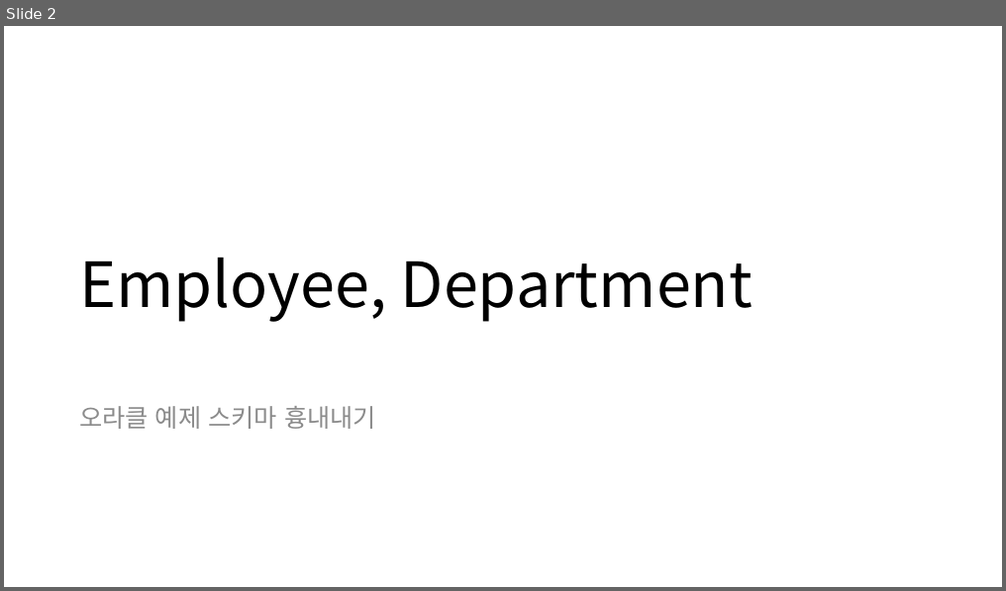
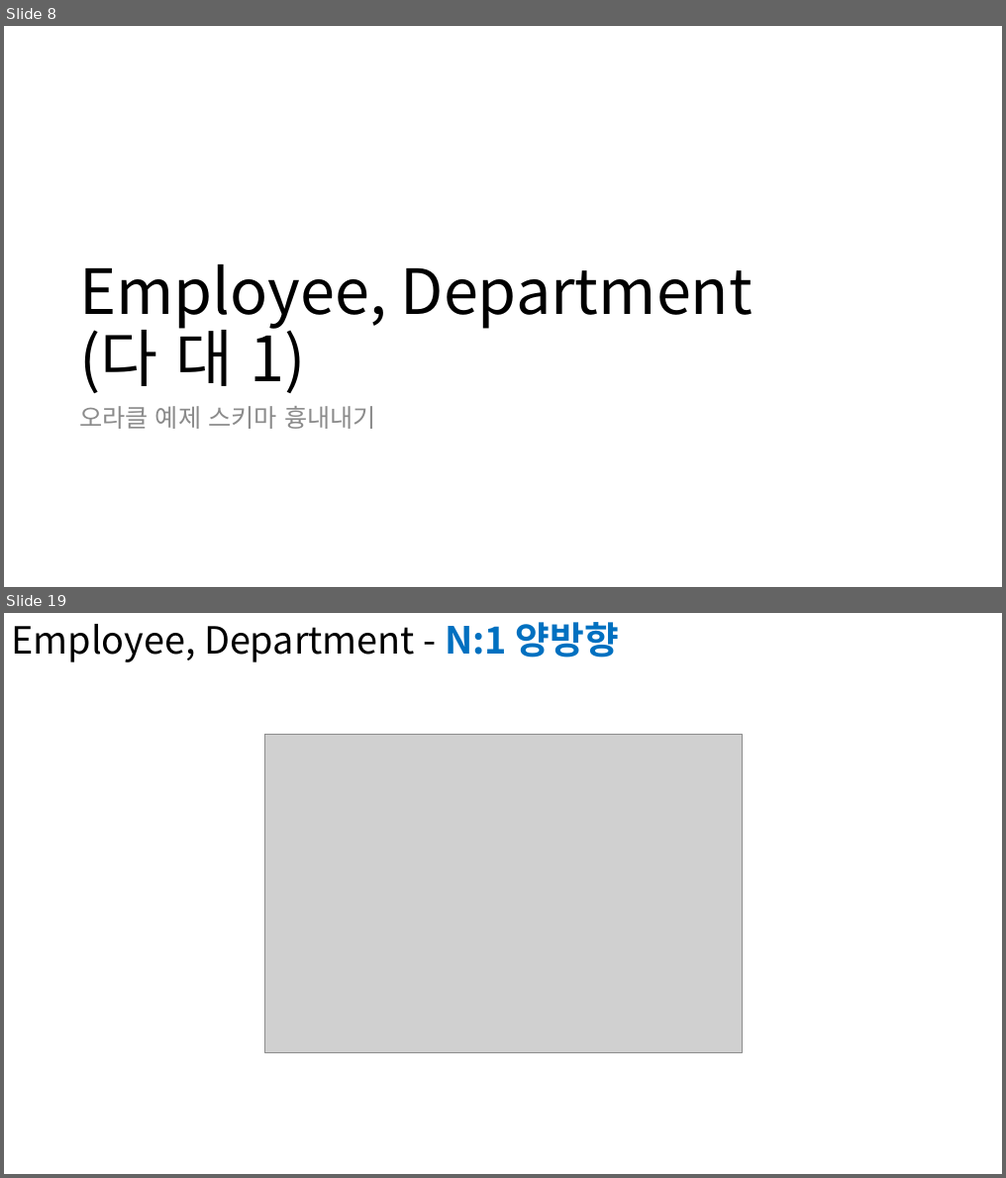
Before and after one commit to soon-good/study_archives, a slide deck: java/JPA/매핑관계_연습.pptx. Shown one above the other, each under a label of ours: slide 2 before the commit, slides 8 and 19 after it; the slides between them are not shown. The pictures are 1006x591 and 1006x1178 pixels, drawn with LibreOffice and Linux fonts; fonts in the diff are those of the drawing; grey boxes stand for pictures. Boxes give left, top, right and bottom in pixels: in the first picture for what was removed or moved away, otherwise in the second. Text is boxed around its words. In the diff, an @@ line names an element or a change of style, - is before the commit and + after.

Commit message:
JPA BASIC : 엔티티 매핑 4종류 요약본 : N:1 매핑 (Many To One) 단방향 예제 추가 : 스프링 Data JPA 확장기능 : 쿼리메소드 기능 : 엔티티 매핑 테스트 정리문서

```diff
--- a/java/JPA/매핑관계_연습.pptx
+++ b/java/JPA/매핑관계_연습.pptx
@@ slide 19 added at box(4, 613, 1002, 1174), background #FFFFFF @@
@@ text added at box(11, 622, 619, 663), 36 pt, text #000000 @@
+Employee, Department - N:1 양방향
@@ picture added at box(264, 735, 743, 1053) @@
@@ what was slide 2 is now slide 8 @@
@@ slide 8 changed as well @@
@@ title at box(79, 265, 752, 393): text changed @@
-Employee, Department
+Employee, Department
+(다 대 1)
```
Also in this commit, not shown: 1 other slide changed, 36 other slides added, 38 other files.
